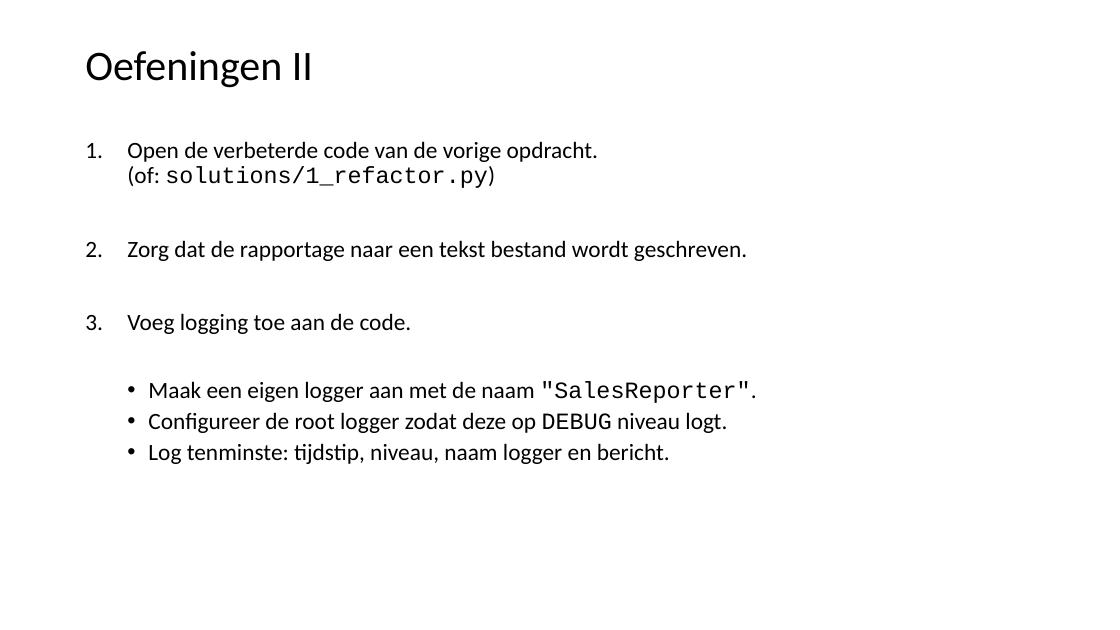
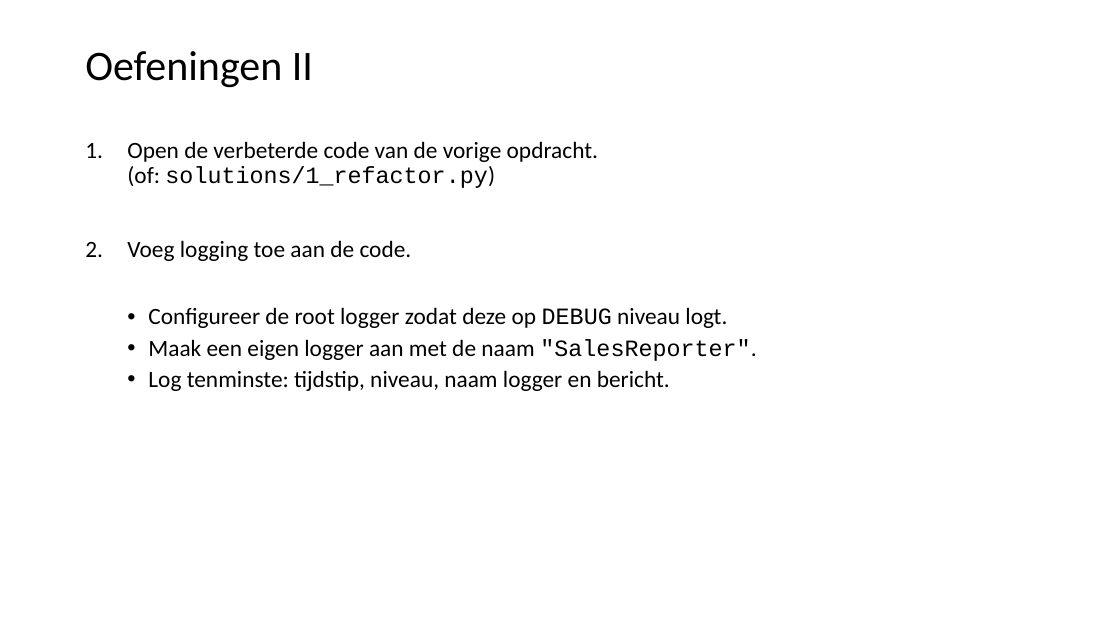
Before and after one commit to LFKoning/knowledge-sharing, a slide deck: slide 31 of python_trainees/2_production_code/python_traineeship_2.pptx. Drawn at 1120x630 pixels with LibreOffice and Linux fonts; fonts in the diff are those of the drawing. Boxes give left, top, right and bottom in pixels: in the first picture for what was removed or moved away, otherwise in the second. Text is boxed around its words. In the diff, an @@ line names an element or a change of style, - is before the commit and + after.

```diff
--- a/python_trainees/2_production_code/python_traineeship_2.pptx
+++ b/python_trainees/2_production_code/python_traineeship_2.pptx
@@ text at (127, 240, 747, 261): paragraph removed @@
-2. Zorg dat de rapportage naar een tekst bestand wordt geschreven.
@@ text at (148, 307, 727, 328): paragraph added @@
+  • Configureer de root logger zodat deze op DEBUG niveau logt.
@@ text at (148, 412, 727, 433): paragraph removed @@
-  • Configureer de root logger zodat deze op DEBUG niveau logt.
```
Also in this commit, not shown: 15 other slides changed, 3 slides added, 4 slides removed, 9 other files.
